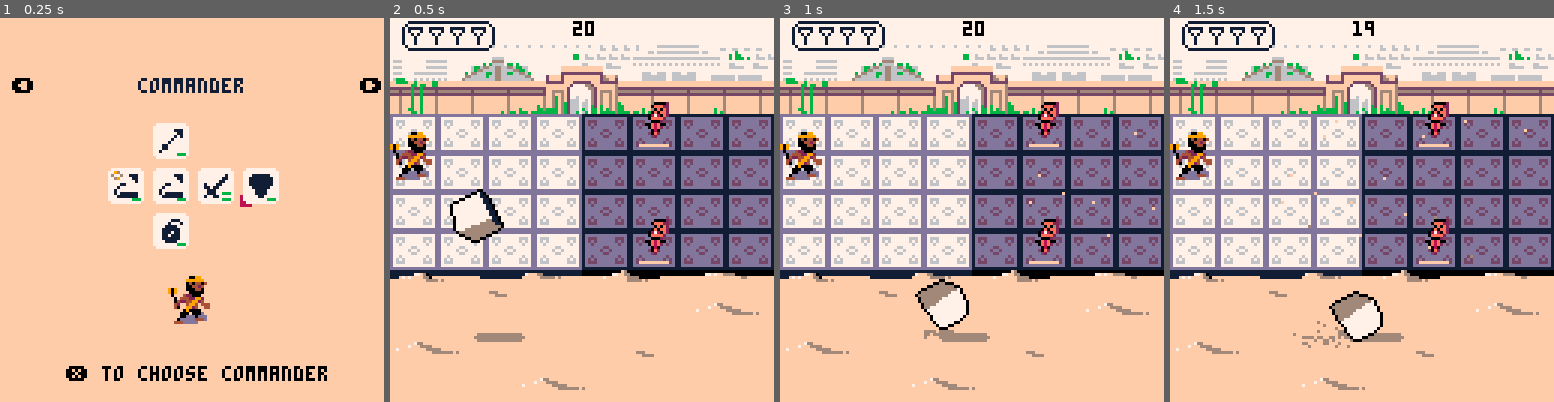
Above: before the commit, frames 1-4 (left to right).
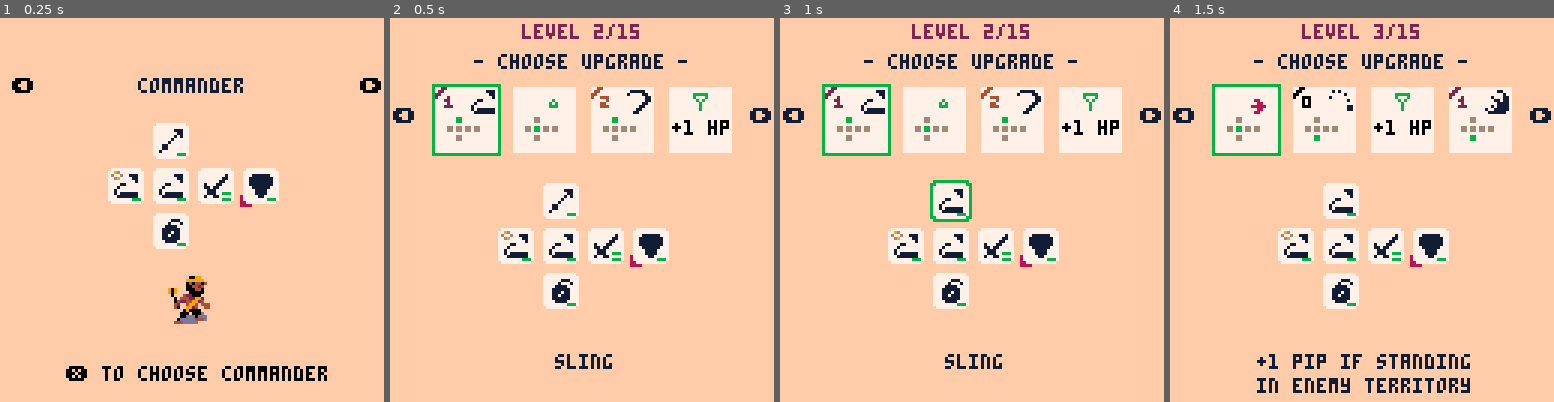
Above: after the commit, the same moments.

Repository: morganq/dievirus
Game: PICO-8 cartridge bn2.p8
Two runs of this game, one before a commit and one after it. Both use one fixed random seed, a clock stepped at 60 frames per second and the inputs below.
Inputs:
- Up to frame 1 (0.25 s): no input
- Up to frame 2 (0.5 s): tap X (X key) at 0.33 s
- Up to frame 3 (1 s): no input
- Up to frame 4 (1.5 s): tap X (X key) at 1.07 s

Frame 1 is identical in both runs. In frame 2, 64% of the frame differs, in the area x 0-100%, y 0-97%; in frame 3, 64%; in frame 4, 66%, in the area x 0-100%, y 0-98%.

Commit message:
refactoring data and parsing

Diff:
--- a/abilities.lua
+++ b/abilities.lua
@@ -1,3 +1,9 @@
+function parse_ability(s)
+    local args = split(s,";")
+    local abil_def = all_abilities[args[1]]
+    return make_ability(abil_def, args[2], {args[3]})
+end
+
 function has_mod(abil, name)
     return count(abil.mods, name) > 0
 end
@@ -5,12 +11,11 @@
 function make_ability(base, pips, mods)
     local a = {
         base = base,
-        image = base[1],
-        type = base[2],
-        def = base[3],
-        name = base[4],
-        --level = base[5],
-        rarity = base[5],
+        name = base[1],
+        image = base[2],
+        type = base[3],
+        def = base[4],
+        rarity = base[6],
         pips = pips,
     }
     a.mods = {}
@@ -38,7 +43,7 @@
         spr(a.image, x + 1, y + 1, 1, 1)
         modspots = { {0,0}, {0, 6} }
         for i = 1, #a.mods do
-            spr(mod_defs[a.mods[i]], modspots[i][1] + x, modspots[i][2] + y)
+            spr(all_mods[a.mods[i]][2], modspots[i][1] + x, modspots[i][2] + y)
         end
 
         local pips = a.get_pips()
@@ -135,7 +140,7 @@
 
 function abil_turret(user, pips, a, x, y, side)
     local dir = side
-    local turret_abil = make_ability(lookup_ability("wave"), pips, a.mods)
+    local turret_abil = make_ability(all_abilities["wave"], pips, a.mods)
     local p = find_open_square_for(side, x, y, {{dir,0}, {-dir,0}, {0,-1}, {0,1}, {dir,-1}, {dir,1}, {-dir,-1}, {-dir,1}})
     if p then
         local t = make_turret(pips, p[1], p[2], turret_abil, side)
--- a/bn2.p8
+++ b/bn2.p8
@@ -4,8 +4,8 @@
 -- bn2
 -- by morganquirk
 
+#include util.lua
 #include data.lua
-#include util.lua
 #include die.lua
 #include grid.lua
 #include abilities.lua
--- a/data.lua
+++ b/data.lua
@@ -1,3 +1,9 @@
+--[[ Hierarchy of splits
+,
+/
+;
+]]
+
 shield_time = 30 * 15
 max_hp = 4
 monster_palettes = {
@@ -5,7 +11,7 @@
     split("1,2,5,4,5,6,7,4,6,7,11,12,13,14,15")
 }
 
--- image, type, def, name, description,
+-- name: image, type, def, description,
 --[[
     delay=step_def[1],
     grid=step_def[2],
@@ -24,62 +30,55 @@
 106,attack, 0/0b0000010011100100.0000000000000000/0/0/0/30,bomb.n,1
 115,attack, 0/0b0000010000000000.0000000000000000/0/0/0/5;0/0b0000000000000100.0000000000000000/0/0/0/10;0/0b0000000000000000.0000001000000000/0/0/0/15,sword,3
     ]]
-abilities_str = split([[
-104,attack, 0/0b0000010000000000.0000000000000000/0/0/0/0,slap,0
-112,attack, 0/0b0000000000000100.0000000000000000/0/0/0/25,rock,0
-97,attack,  0/0b1010010000000000.0000000000000000/0/0/0/0,sword,1
-101,attack, 0/0b0000010000000000.0000000000000000/7/0/0/0/2,spear,1
-100,attack, 0/0b0000010000000000.0000000000000000/4/0/0/15/8/0/0,wave,1
-107,attack, 0/0b0000000001001110.0100000000000000/0/0/0/35,bomb,1
-96,attack,  0/0b0100000000000000.0000000000000000/30/0/1/5/8,sling,1
-105,attack, 0/0b0100000000000000.0000000000000000/5/-5/1/15/10/1/1,rico,2
-109,attack, 0/0b0000010001000100.0000000000000000/0/0/0/0,lance,2
-102,attack, 0/0b1010111000000000.0000000000000000/0/0/0/0,scythe,2
-103,attack, 0/0b1010000000000000.0000000000000000/3/0/0/15,split,2
-113,attack, 0/0b0000010000000000.0000000000000000/6/0/0/15/6/1/0,bouncer,2
-110,attack, 0/0b0000000000000000.1000000000000000/0/30/0/30/4/0/0/0/1,wall,2
-114,attack, 0/0b0000000000000000.0000011001100000/0/0/0/35/4/0/0/1/1,mortar,2
-111,attack, 0/0b0000010000000000.0000000000000000/4/0/0/15/8/0/0;15/0b0000010000000000.0000000000000000/4/0/0/15/8/0/0,double,3
-116,attack, 0/0b0000000000000001.0000000000000000/0/-30/0/10/4/0/0/0/1;10/0b0000000000000000.1000000000000000/0/30/0/10/4/0/0/0/1,pinch,3
-98,shield,,shield,1
-99,turret,,turret,2
-119,curse,,curse,-1
-]],"\n")
+all_abilities = string_multilookup([[
+slap,104,attack,    0/0b0000010000000000.0000000000000000/0/0/0/0,0
+rock,112,attack,    0/0b0000000000000100.0000000000000000/0/0/0/25,0
+sword,97,attack,    0/0b1010010000000000.0000000000000000/0/0/0/0,1
+spear,101,attack,   0/0b0000010000000000.0000000000000000/7/0/0/0/2,1
+wave,100,attack,    0/0b0000010000000000.0000000000000000/4/0/0/15/8/0/0,1
+bomb,107,attack,    0/0b0000000001001110.0100000000000000/0/0/0/35,1
+sling,96,attack,    0/0b0100000000000000.0000000000000000/30/0/1/5/8,1
+rico,105,attack,    0/0b0100000000000000.0000000000000000/5/-5/1/15/10/1/1,2
+lance,109,attack,   0/0b0000010001000100.0000000000000000/0/0/0/0,2
+scythe,102,attack,  0/0b1010111000000000.0000000000000000/0/0/0/0,2
+split,103,attack,   0/0b1010000000000000.0000000000000000/3/0/0/15,2
+bouncer,113,attack, 0/0b0000010000000000.0000000000000000/6/0/0/15/6/1/0,2
+wall,110,attack,    0/0b0000000000000000.1000000000000000/0/30/0/30/4/0/0/0/1,2
+mortar,114,attack,  0/0b0000000000000000.0000011001100000/0/0/0/35/4/0/0/1/1,2
+double,111,attack,  0/0b0000010000000000.0000000000000000/4/0/0/15/8/0/0;15/0b0000010000000000.0000000000000000/4/0/0/15/8/0/0,3
+pinch,116,attack,   0/0b0000000000000001.0000000000000000/0/-30/0/10/4/0/0/0/1;10/0b0000000000000000.1000000000000000/0/30/0/10/4/0/0/0/1,3
+shield,98,shield,,1
+turret,99,turret,,2
+curse,119,curse,,-1
+]])
 
-mod_defs = {growth = 120, fast = 121, claim = 122, pause = 123, invasion = 124, rage = 125, poison = 126, stun = 127}
-mod_descriptions = {
-    growth="gets stronger each use\nin battle",
-    fast="roll the next die faster",
-    claim="claim up to 2 of\nthe tiles hit",
-    pause="time stands still for\na moment longer",
-    invasion="+1 pip if standing\nin enemy territory",
-    rage="+1 pips if less than\nhalf health",
-    poison="deals poison damage instead",
-    stun="stuns the enemy for\na moment"
-}
+all_mods = string_multilookup([[
+growth,120,3,gets stronger each use%in battle
+fast,121,0,roll the next die faster
+claim,122,10,claim up to 2 of the tiles hit
+pause,123,4,time stands still for%a moment longer
+invasion,124,2,+1 pip if standing%in enemy territory
+rage,125,2,+2 pips if less than%half health
+poison,126,1,deals poison damage instead
+stun,127,2,stuns the enemy for%a moment
+]])
 
-abilities = {}
-for i = 1, #abilities_str-1 do
-    local abil_def = split(abilities_str[i])
-    abil_def.mods = {}
-    add(abilities, abil_def)
-end
+local monster_defs = string_multilookup([[
+mage1,12,0,wave;1,3,60,move_pattern=xx_,abil_pattern=__x
+fighter1,8,0,sword;1;claim/sword;1,5,28,move_pattern=xx_,abil_pattern=__x
+duelist1,14,0,wave;1/sword;2/sword;1;claim,7,32,move_pattern=xxx_,abil_pattern=___x
+engineer1,6,0,turret;2/sling;1,8,65,flies=1,abil_pattern=_x
+boss1,10,0,bomb;2/wave;1/shield;1/sword;3,20,15,flies=1,abil_pattern=____x_x__,move_pattern=xxxx_____
+bomber1,4,0,bomb;2,10,99
+mage2,12,1,wave;2,8,40,move_pattern=xx_,abil_pattern=__x
+fighter2,8,1,sword;3/spear;3,10,30,abil_pattern=_x
+boss2,10,1,sling;3/turret;3/shield;3/wave;3,30,20,flies=1,abil_pattern=______x_x_x_,move_pattern=xxxx___x_x_x
+bomber2,4,2,bomb;2,15,39,abil_pattern=_x_
+engineer2,6,2,turret;4/sling;2/shield;2,10,45,flies=1,abil_pattern=_x
+duelist2,14,2,wave;3/sword;4/spear;4/shield;2,14,21,move_pattern=xxx_,abil_pattern=___x
+mage3,12,2,wave;4/wave;4,15,40,move_pattern=xx_,abil_pattern=__x
+boss3,10,2,wave;3/wave;1/shield;1/spear;1,40,21,move_pattern=xxx_,abil_pattern=___x
+]])
 
-local monster_defs = {
-    mage1 =     "12|0|wave,1|3|60|move_pattern=xx_|abil_pattern=__x",
-    fighter1 =  "8|0|sword,1,claim/sword,1|5|28|move_pattern=xx_|abil_pattern=__x",
-    duelist1 =  "14|0|wave,1/sword,2/sword,1,claim|7|32|move_pattern=xxx_|abil_pattern=___x",
-    engineer1 = "6|0|turret,2/sling,1|8|65|flies=1|abil_pattern=_x",
-    boss1 =     "10|0|bomb,2/wave,1/shield,1/sword,3|20|15|flies=1|abil_pattern=____x_x__|move_pattern=xxxx_____",
-    bomber1 =   "4|0|bomb,2|10|99",
-    mage2 =     "12|1|wave,2|8|40|move_pattern=xx_|abil_pattern=__x",
-    fighter2 =  "8|1|sword,3/spear,3|10|30|abil_pattern=_x",
-    boss2 =     "10|1|sling,3/turret,3/shield,3/wave,3|30|20|flies=1|abil_pattern=______x_x_x_|move_pattern=xxxx___x_x_x",
-    bomber2 =   "4|2|bomb,2|15|39|abil_pattern=_x_",
-    engineer2 = "6|2|turret,4/sling,2/shield,2|10|45|flies=1|abil_pattern=_x",
-    duelist2 =  "14|2|wave,3/sword,4/spear,4/shield,2|14|21|move_pattern=xxx_|abil_pattern=___x",
-    mage3 =     "12|2|wave,4/wave,4|15|40|move_pattern=xx_|abil_pattern=__x",
-    boss3 =     "10|2|wave,3/wave,1/shield,1/spear,1|40|21|move_pattern=xxx_|abil_pattern=___x",
-}
 
 -- third mod crash
--- a/monster.lua
+++ b/monster.lua
@@ -123,15 +123,15 @@
     return c
 end
 
-function parse_monster(s, x, y)
-    local parts = split(s, "|")
-    local abils_s = split(parts[3],"/")
+function parse_monster(parts, x, y)
+    local abils_s = split(parts[4],"/")
     local abilities = {}
     for abil_s in all(abils_s) do add(abilities, parse_ability(abil_s)) end
     local special_properties = {}
-    for i = 6, #parts do
+    -- can simplify
+    for i = 7, #parts do
         local kv = split(parts[i],"=")
         special_properties[kv[1]] = kv[2]
     end
-    return make_monster(parts[1], parts[2], x, y, abilities, parts[4], parts[5], special_properties)
+    return make_monster(parts[2], parts[3], x, y, abilities, parts[5], parts[6], special_properties)
 end
--- a/old.lua
+++ /dev/null
@@ -1,213 +0,0 @@
-
-function make_effect_laser(x1, y1, x2, y2, side)
-    local ng = make_nongrid(x1,y1)
-    ng.time = 0
-    ng.draw = function()
-        local color = 8
-        if side != 'red' then color = 12 end
-
-        rectfill(x1,y1 -1 ,x2,y2 + 1, color)
-        line(x1,y1,x2,y2,7)
-    end
-    ng.update = function()
-        ng.time += 1
-        if ng.time > 10 then del(nongrid, ng) end
-    end
-    return ng
-end
-
-
-function make_effect_fire(x, y)
-    local ng = make_nongrid(x,y)
-    ng.time = rnd() * 10
-    ng.draw = function()
-        pal({[9]=(8 + ng.time \ 20)})
-        spr(116 + (ng.time \ 5) % 5, x, y)
-        pal()
-    end
-    ng.update = function()
-        ng.time += 1
-        y -= 0.1
-        if ng.time > 50 then
-            del(nongrid, ng)
-        end
-    end
-end
-
-function make_bullet(x, y, side, speed, abil, spri, sprw, sprh)
-    local ng = make_nongrid(x,y)
-    ng.last_x = gp(x,y)[1]
-    ng.side = side
-    local dir = 1
-    if ng.side != 'red' then dir = -1 end
-    ng.yv = count_animal(abil, "rabbit")
-    if rnd() < 0.5 then ng.yv = -ng.yv end
-    ng.draw = function()
-        spr(spri, ng.pos[1], ng.pos[2], sprw or 1, sprh or 1)
-    end
-    ng.update = function()
-        gpp = gp(ng.pos[1] + 4 + 8 * speed * dir, ng.pos[2] + 8 * speed * ng.yv * 1)
-        if gpp[1] != ng.last_x then
-            ng.last_x = gpp[1]
-            make_damage_spot(gpp[1], gpp[2], abil.pips + flr(ng.yv), ng.side, 10, {hit_drop=count_animal(abil, "elephant") * 300})
-            --if count_animal(abil, "elephant") > 0 and grid[gpp[2]][gpp[1]].space.side != ng.side then
-            --    grid[gpp[2]][gpp[1]].space.drop(30 * 10)
-            --end
-        end
-
-        ng.pos = {ng.pos[1] + dir * speed, ng.pos[2] + ng.yv * speed * 13/16}
-        if ng.pos[1] < 0 or ng.pos[1] > 128 then
-            del(nongrid, ng)
-        end
-        if ng.pos[2] > 58 then
-            ng.yv = -abs(ng.yv)
-        elseif ng.pos[2] < 12 then
-            ng.yv = abs(ng.yv)
-        end
-    end
-    return ng
-end
-
-function make_bomb(x1, x2, y1, y2, side, abil, total_time)
-    local ng = make_nongrid(x1,y1)
-    ng.side = side
-    ng.time = 0
-    ng.total_time = total_time or 60
-    ng.draw = function()
-        if ng.side == 'red' then
-            spr(131, ng.pos[1] - 4, ng.pos[2] - 4)
-        else
-            spr(130, ng.pos[1] - 4, ng.pos[2] - 4)
-        end
-        --circfill(ng.pos[1], ng.pos[2], 3, 6) --improve
-    end
-    ng.update = function()
-        ng.time += 1
-        local t = ng.time / ng.total_time
-        ng.pos = {t * (x2 - x1) + x1 + 8, t * (y2 - y1) + y1 + ((t * 2 - 1) ^ 2) * 20 - 16}
-        if ng.time > ng.total_time then
-            del(nongrid, ng)
-        end
-    end
-    return ng
-end
-
-function make_melee(x, y, user, dist, side, abil, onhit)
-    local dir = 1
-    if side != 'red' then dir = -1 end
-    local np = gp(x + 8 + dir * 16, y)
-    onhit(np[1],np[2])
-end
-
-
-function abil_sword(user, a, x, y, side)
-    local pp = tp(x,y)
-    local props = {hit_drop = count_animal(a, "elephant") * 600, hit_fire_enemy = count_animal(a, "fox") * 180}
-    local onhit = function(gx,gy)
-        local lim = 1 + count_animal(a, "rabbit")
-        for gyy = max(gy-lim,1), min(gy+lim,4) do
-            local gxx = gx
-            if count_animal(a, "rabbit") > 0 then
-                gxx += abs(gyy - gy)
-            end
-            make_damage_spot(gxx, gyy, a.pips, side, 0, props)
-        end
-    end
-    if side == 'red' and x <= 7 then
-        grid[y][x+1].space.flip('red', 30 * 13)
-    end
-    if side == 'blue' and x >= 2 then
-        grid[y][x-1].space.flip('blue', 30 * 13)
-    end
-    make_melee(pp[1], pp[2], user, 0 + 16 * count_animal(a, "tiger"), side, a, onhit)
-end
-
-function abil_spear(user, a, x, y, side)
-    local pp = tp(x,y)
-    local dir = 1
-    if side != 'red' then dir = -1 end
-    local props = {hit_drop = count_animal(a, "elephant") * 300, hit_fire_enemy = count_animal(a, "fox") * 180}
-    local onhit = function(gx,gy)
-        if count_animal(a, "rabbit") > 0 then
-            for gyy = 1, 4 do
-                if gyy != gy then
-                    make_damage_spot(gx - dir, gyy, a.pips + 1, side, 0, props)
-                end
-            end
-        else
-            for gxx = gx, clamp(gx + dir * (count_animal(a, "tiger") + 1),1,8), dir do
-                make_damage_spot(gxx, gy, a.pips, side, 0, props)
-            end
-        end
-    end
-    make_melee(pp[1], pp[2], user, 0, side, a, onhit)
-end
-
-function abil_gun(user, a, x, y, side)
-    local dir = 1
-    if side != 'red' then dir = -1 end
-
-    local lstart = tp(x,y)
-    local x2 = 0
-    local damage = a.pips
-
-    for i = x, 4.5 + 3.5 * dir, dir do
-        x2 = i
-        local creature = grid[y][i].creature
-        if creature and creature.side != side then
-            creature.stun_time = count_animal(a, "elephant") * 90 * creature.stun_co
-            make_damage_spot(i, y, damage, side, 0, {hit_fire = count_animal(a, "fox") * 120})
-            break
-        end
-    end
-    local lend = tp(x2, y)
-    make_effect_laser(lstart[1] + 8, lstart[2] + 3, lend[1] + 8, lend[2] + 3, side)
-    if count_animal(a, "rabbit") > 0 then pl.die_speed = 3.0 end
-end
-
-function abil_wave(user, a, x, y, side)
-    local pp = tp(x, y)
-    make_bullet(pp[1], pp[2], side, 2 + count_animal(a, "fox") * 2, a, 128)
-end
-
-function abil_bomb(user, a, x, y, side)
-    local time = 40
-    local dist = 4
-    local x2 = x
-    local pp1 = tp(x, y)
-    if side == 'red' then
-        x2 = min(x + dist, 8)
-    else
-        x2 = max(x - dist, 1)
-    end
-    local props = {hit_drop=count_animal(a,"elephant") * 300, hit_fire=count_animal(a,"fox") * 90}
-    if count_animal(a, "monster") > 0 then
-        for y2 = 1, 4 do
-            local pp2 = tp(x2, y2)
-            make_bomb(pp1[1], pp2[1], pp1[2], pp2[2], side, a, y2 * 15 + 15)
-            make_damage_spot(x2, y2, a.pips, side, y2 * 15 + 15, props)
-        end
-    elseif count_animal(a, "rabbit") > 0 then
-        local pp2 = tp(x2, y)
-        make_bomb(pp1[1], pp2[1], pp1[2], pp2[2], side, a, time)
-        for i = 1, 8 do
-            for j = 1, 4 do
-                local dx, dy = abs(x2 - i), abs(y - j)
-                if dx == dy then
-                    make_damage_spot(i, j, a.pips, side, time, props)
-                end
-            end
-        end
-    else
-        local pp2 = tp(x2, y)
-        make_bomb(pp1[1], pp2[1], pp1[2], pp2[2], side, a, time)
-        for i = x2-1, x2+1 do
-            if i >= 1 and i <= 8 then
-                make_damage_spot(i, y, a.pips, side, time, props)
-            end
-        end
-        if y > 1 then make_damage_spot(x2, y-1, a.pips, side, time, props) end
-        if y < 4 then make_damage_spot(x2, y+1, a.pips, side, time, props) end
-    end
-
-end
--- a/state_game.lua
+++ b/state_game.lua
@@ -397,8 +397,8 @@
     game_frames_frac = 0
     pause_extend = 0
 
-    --victory = true
-    --victory_time = 90
+    victory = true
+    victory_time = 90
     for i = 1,4 do
         grid[i] = {}
         for j = 1, 8 do
@@ -430,7 +430,7 @@
     for i = 1,6 do
         pl.die[i] = player_abilities[i].copy()
     end
-    pl.die[-1] = make_ability(lookup_ability("curse"), 1, {}).copy()
+    pl.die[-1] = make_ability(all_abilities["curse"], 1, {}).copy()
     function place_monster(name, x, y, favor_row)
         x = x or flr(rnd(4)) + 5
         y = y or flr(rnd(4)) + 1
--- a/state_new.lua
+++ b/state_new.lua
@@ -13,11 +13,11 @@
 classes = {
     --parse_class("test", 0, 0, "pinch,2/mortar,2/pinch,2/bouncer,1,stun/sling,1,stun/sword,1,stun"),
     --parse_class("test", 0, "wall,1/wall,1/wall,1/wall,1/wall,1/wall,1"),
-    parse_class("commander",0, 0, "sling,1,stun/sling,1/sword,2/shield,1/spear,1/bomb,1"),
-    parse_class("fencer",36, 0, "sword,1/shield,1/spear,1/slap,1/scythe,1,claim/scythe,2"),
-    parse_class("wizard",34, 0, "wave,1/wave,1/wall,1,stun/sword,1/bomb,2/shield,1"),
+    parse_class("commander",0, 0, "sling;1;stun/sling;1/sword;2/shield;1/spear;1/bomb;1"),
+    parse_class("fencer",36, 0, "sword;1/shield;1/spear;1/slap;1/scythe;1;claim/scythe;2"),
+    parse_class("wizard",34, 0, "wave;1/wave;1/wall;1;stun/sword;1/bomb;2/shield;1"),
     --parse_class("vanguard", 0, "sword,1/sword,2/spear,2/spear,1/shield,2/bomb,1"),
-    parse_class("engineer",32, 0, "turret,1/turret,1/bomb,1/bomb,1/sling,1/shield,1"),
+    parse_class("engineer",32, 0, "turret;1/turret;1/bomb;1/bomb;1/sling;1/shield;1"),
     --parse_class("druid", 3, "gun,1/sword,1/shield,1/none,1/shield,1/bomb,1"),
 }
 selected_class_index = 1
--- a/state_upgrade.lua
+++ b/state_upgrade.lua
@@ -4,10 +4,6 @@
 
 --faces_options1 = split("x_____,_x____,__x___,___x__,____x_,_____x")
 faces_options2 = split("x_____,_x____,__x___,___x__,____x_,_____x")
-upgrade_bases = {}
-for a in all(abilities) do
-    add(upgrade_bases,a[4])
-end
 upgrade_mods = split"growth,claim,pause,stun,poison,rage,invasion"
 
 function make_upgrade(faces, kind)
@@ -33,13 +29,15 @@
             end
             if sub(up.kind,1,1) == "+" then
                 print("up", x + 8, y-1, 12)
-            elseif count(upgrade_bases, up.kind) > 0 then
-                local abil = lookup_ability(up.kind)
-                spr(abil[1], x + 8, y - 3)
+            elseif all_abilities[up.kind] != nil then
+                local abil = all_abilities[up.kind]
+                spr(abil[2], x + 8, y - 3)
                 spr(abil[5] + 149, x - 4, y - 4)
                 --print(abil[5], x - 2, y - 3, 0)
             else
-                spr(mod_defs[up.kind], x+8, y)
+                --printh(up.kind)
+                --printh(#all_mods[up.kind])
+                spr(all_mods[up.kind][2], x+8, y)
             end
         end
     end
@@ -52,9 +50,10 @@
     for i = -1, 5 do
         abils_by_rarity[i] = {}
     end
-    for a in all(upgrade_bases) do
-        --printh(a .. ", " .. lookup_ability(a)[5])
-        add(abils_by_rarity[lookup_ability(a)[5]], a)
+    for k,v in pairs(all_abilities) do
+        --printh(k)
+        printh(k .. ": " .. v[5])
+        add(abils_by_rarity[v[5]], k)
     end
     if rnd() > 0.35 or level_rarity == 5 then
         --printh("at level "..level_rarity)
@@ -79,7 +78,6 @@
         if level % 3 == 0 then
             options = {"+1", "+1", "+1", "+1"}
         end
-        --local options = {"+1", "hp", rnd(upgrade_bases)}
         local faces_options1 = split("11____,____11,__11__,1__1__,_2____,2_____,___2__,3-____")
         for i = 1, 4 do
             local ind = flr(rnd(#options) + 1)
@@ -92,7 +90,8 @@
                 current_upgrades[i] = make_upgrade(faces_options1[j], v)
                 deli(faces_options1,j)
             else
-                printh(v)
+                printh(ind)
+                printh("here: " .. v)
                 rndfc = rnd(faces_options2)
                 current_upgrades[i] = make_upgrade(rndfc, v)
             end
@@ -135,15 +134,15 @@
                 elseif sub(upgrade.kind,1,1) == "+" then
                     local delta = ({["3"]=3, ["2"]=2, ["-"]=-1, ["1"]=1, [false]=0})[upgrade.faces[i]]
                     applied[i].pips = max(applied[i].pips + delta, 0)
-                elseif count(upgrade_bases, upgrade.kind) > 0 then
+                elseif all_abilities[upgrade.kind] != nil then
                     --applied[i].base = upgrade.kind
-                    local abil = lookup_ability(upgrade.kind)
+                    local abil = all_abilities[upgrade.kind]
                     applied[i] = make_ability(abil, applied[i].pips, applied[i].mods)
                     center_print(applied[i].name, 64, 112, 1)
                 else
                     applied[i].mods[#player_abilities[i].mods + 1] = upgrade.kind
                     --add(applied[i].mods, upgrade.kind)
-                    local desc = mod_descriptions[upgrade.kind]
+                    local desc = all_mods[upgrade.kind][4]
                     center_print(desc, 64, 112, 1)
                 end
             end
--- a/util.lua
+++ b/util.lua
@@ -1,10 +1,3 @@
-function count_animal(a, name)
-    local num = 0
-    if a.animal1 == name then num += 1 end
-    if a.animal2 == name then num += 1 end
-    return num
-end
-
 function tp(gx,gy)
     return {gx * 16 - 16, gy * 13 + 19}
 end
@@ -19,21 +12,6 @@
     end
 end
 
-function lookup_ability(name)
-    for def in all(abilities) do
-        if def[4] == name then
-            return def
-        end
-    end
-    printh("FAIL TO FIND " .. name)
-end
-
-function parse_ability(s)
-    local args = split(s)
-    local abil_def = lookup_ability(args[1])
-    return make_ability(abil_def, args[2], {args[3]})
-end
-
 function sfn(s)
     for line in all(split(s, "\n")) do
         if #line > 3 then
@@ -44,7 +22,7 @@
         end
     end
 end
-
+--[[
 function populate_table(o, s)
 	for kv in all(split(s)) do
 		local k,v = unpack(split(kv, "="))
@@ -71,9 +49,21 @@
     end
     return mt
 end
+]]
+
+function string_multilookup(s)
+    local mt = {}
+    for line in all(split(s,"\n")) do
+        if #line > 3 then
+            local vals = split(line, ",")
+            mt[vals[1]] = vals
+        end
+    end
+    return mt
+end
 
 function center_print(s, x, y, color, bgcolor, outlinecolor, rounded)
-	for s in all(split(s,"\n")) do
+	for s in all(split(s,"%")) do
 		local w = print(s,0,-600)
 		local xo = (w - 0.5) \ 2
 		if bgcolor then
